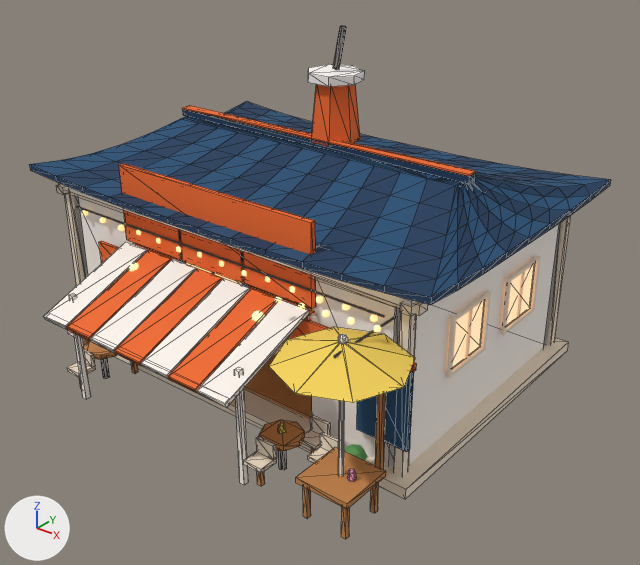
One commit to the glTF model server/src/main/resources/public/models/shop.glb: the scene before it, then after it.
One viewpoint serves both versions: a camera (50 mm lens) standing at (6.08, -7.47, 5.48) and looking at (0.56, -0.57, 1.21). Every picture has the same lights, and +X, +Y and +Z are marked at lower left. The first picture is the older version. Mesh edges are drawn as thin lines on the coarser meshes. Where no turn or scale is listed for an object, it has been applied to the vertices. Vertices at exactly the same position are counted once.

Script lines for the objects in view, before the commit:
```python
me_eave_wire = bpy.data.meshes.new('eave_wire')
me_eave_wire.from_pydata(...)  # a box spanning x -2.17..2.17, y -1.69..-1.67, z 1.77..1.79; a box spanning x 2.25..2.26, y -2.51..-1.39, z 1.77..1.79
me_eave_wire.materials.append(mat_straw)  # dark grey #3a312c
me_sign = bpy.data.meshes.new('sign')
me_sign.from_pydata(...)  # a box spanning x -1.34..1.34, y -1.67..-1.61, z 1.58..2.46, material slot 0; a box spanning x -1.29..1.29, y -1.65..-1.61, z 1.62..2.42, material slot 1
me_sign.materials.append(mat_shop_orange)  # orange #f06a2a
me_sign.materials.append(mat_shop_navy)  # dark blue #1f4d73
me_sign_face = bpy.data.meshes.new('sign_face')
me_sign_face.from_pydata([(-1.27, -1.61, 1.64), (1.27, -1.61, 1.64), (1.27, -1.61, 2.4), (-1.27, -1.61, 2.4)], [], [(0, 1, 2), (0, 2, 3)])
me_sign_face.materials.append(mat_sign)  # brown #3a2620
ob_eave_wire = bpy.data.objects.new('eave_wire', me_eave_wire)
ob_eave_wire.location = (0.0, 0.0, 0.0)
ob_sign = bpy.data.objects.new('sign', me_sign)
ob_sign.location = (0.0, 0.0, 0.0)
ob_sign_face = bpy.data.objects.new('sign_face', me_sign_face)
ob_sign_face.location = (0.0, 0.0, 0.0)
# also in view: 'seats' at (0.03, -2.17, 0.26); 'mascot' at (0.15, 0.22, 3.21); 'roof_ridge' at (0.0, 0.0, 2.59); 'frames' at (0.0, 0.38, 1.25); 'base' at (0.0, 0.0, 0.08)
```
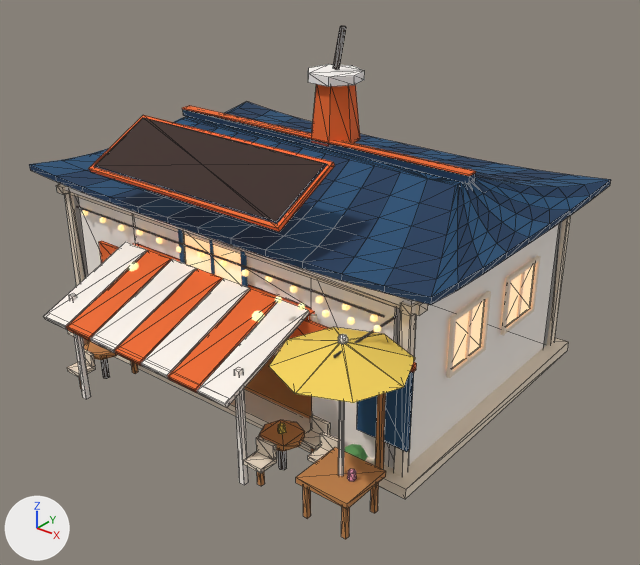
What differs and where, as boxes [x1, y1, x2, y2] in the pictures (640 x 565 px):
'sign', reshaped (25% wider, 20% shorter)
    before: [119, 163, 316, 309]
    after: [89, 115, 335, 232]
'sign_face', reshaped (not visible before)
    after: [95, 118, 325, 222]

The change in detail:
me_sign is used by ob_sign; location (0.0, 0.0, 0.0).
me_sign had 16 vertices, 24 faces and spanned x -1.34..1.34, y -1.67..-1.61, z 1.58..2.46.
me_sign now has 16 vertices, 24 faces and spans x -1.3..1.3, y -2.09..-1.28, z 2.49..2.93.
me_sign part 1: 16 of 16 vertices moved; they spanned x -1.34..1.34, y -1.67..-1.61, z 1.58..2.46 and now span x -1.3..1.3, y -2.09..-1.28, z 2.49..2.93; mean shift (0.0, -0.05, 0.7).
me_sign_face is used by ob_sign_face; location (0.0, 0.0, 0.0).
me_sign_face had 4 vertices, 2 faces and spanned x -1.27..1.27, y -1.61, z 1.64..2.4.
me_sign_face now has 4 vertices, 2 faces and spans x -1.25..1.25, y -2.05..-1.35, z 2.57..2.92.
Part 2, on me_sign_face:
Vertex 0 of me_sign_face moves from (-1.27, -1.61, 1.64) to (-1.25, -2.05, 2.57) at pixel (94, 165).
Vertex 1 of me_sign_face moves from (1.27, -1.61, 1.64) to (1.25, -2.05, 2.57) at pixel (276, 221).
Vertex 2 of me_sign_face moves from (1.27, -1.61, 2.4) to (1.25, -1.35, 2.92) at pixel (325, 163).
Vertex 3 of me_sign_face moves from (-1.27, -1.61, 2.4) to (-1.25, -1.35, 2.92) at pixel (142, 117).
